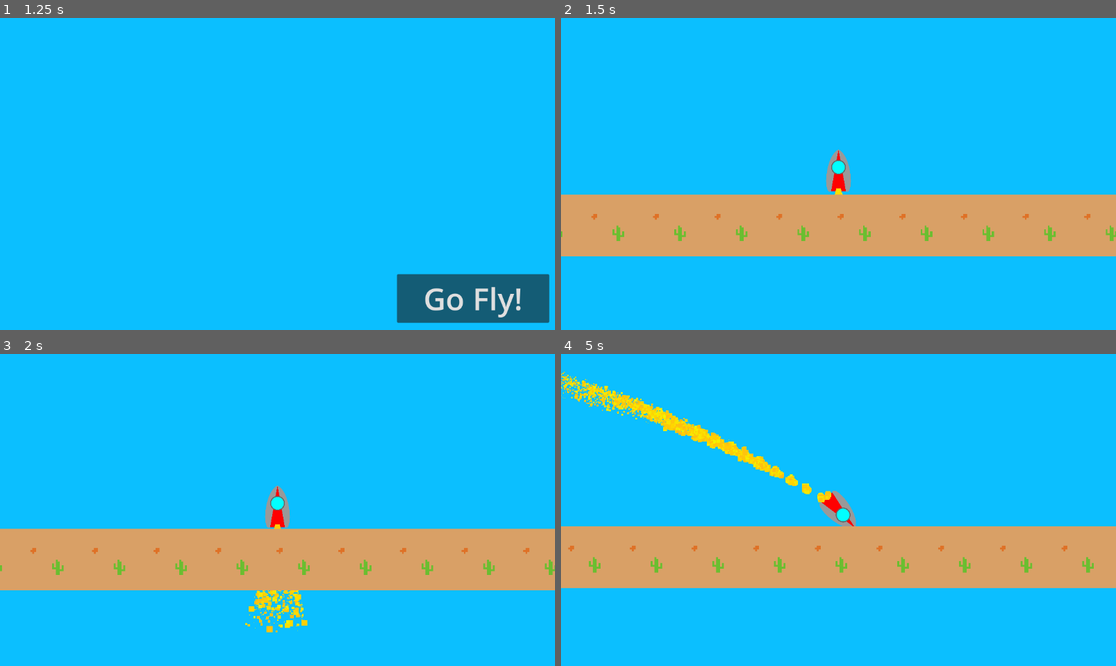
Above: before the commit, frames 1-4 (two rows, left to right).
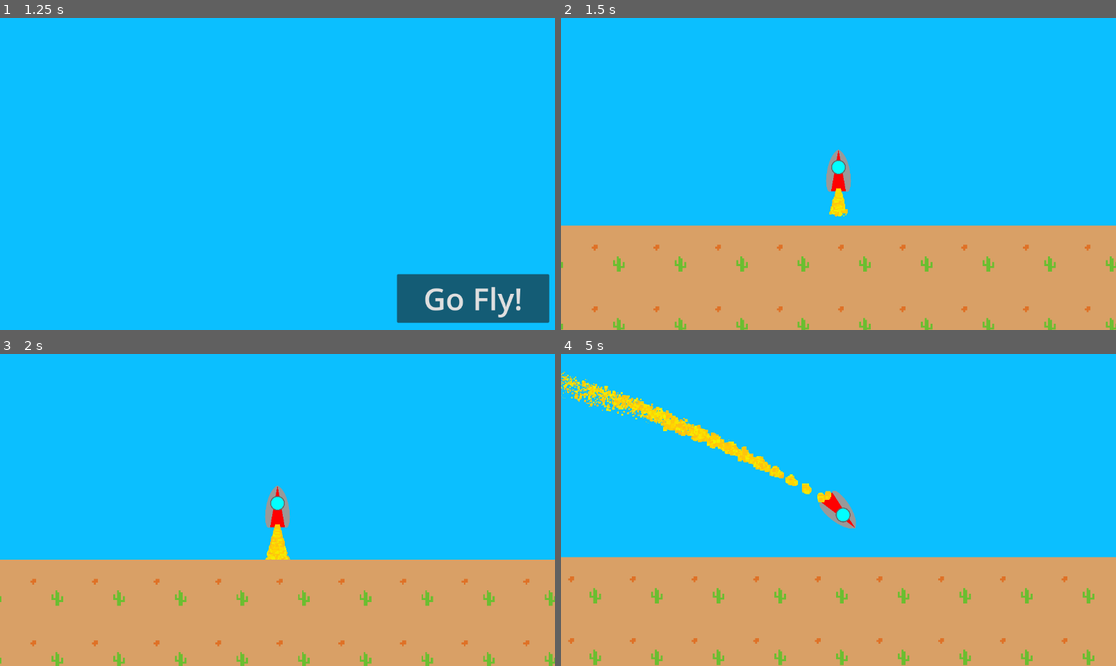
Above: after the commit, the same moments.

Repository: randomairborne/moonshot
Game: Godot game, scene res://menu/menu.tscn
The game is run twice, just before and just after one commit, with the same random seed, the same clock (stepped at 60 frames per second) and the same inputs.
Inputs:
- Up to frame 1 (1.25 s): click "Start Game" at 0.5 s
- Up to frame 2 (1.5 s): click "Go Fly!" at 1.25 s
- Up to frame 3 (2 s): no input
- Up to frame 4 (5 s): hold Right (turn_right) 2.03-2.78 s; hold Up (boost) 2.03-2.78 s; hold A (turn_left) 2.78-3.53 s; tap Down (cut_engine) at 2.85, 4.35 s; hold Up (boost) 3.53-4.28 s; hold Right (turn_right) from 3.53 s (still down)

Frame 1 is identical in both runs. In frame 2, 34% of the frame differs, in the area x 0-100%, y 56-100%; in frame 3, 35%; in frame 4, 36%, in the area x 0-100%, y 55-100%.

Commit message:
add bigger ground

Diff:
--- a/fly/fly.tscn
+++ b/fly/fly.tscn
@@ -72,8 +72,9 @@
 position = Vector2(0, 64)
 scale = Vector2(4, 4)
 texture = ExtResource("4_2o6kq")
+offset = Vector2(0, 256)
 region_enabled = true
-region_rect = Rect2(32, 32, 1.67772e+07, 32)
+region_rect = Rect2(32, 32, 1.67772e+07, 512)
 
 [node name="CollisionShape2D" type="CollisionShape2D" parent="StaticBody2D"]
 scale = Vector2(1000, 1)
--- a/fly/plane.gd
+++ b/fly/plane.gd
@@ -3,5 +3,4 @@
 const BALANCE_FORCE = Vector2(-50, -9807)
 
 func _integrate_forces(state: PhysicsDirectBodyState2D) -> void:
-
 	state.apply_central_force(BALANCE_FORCE.rotated(rotation))
